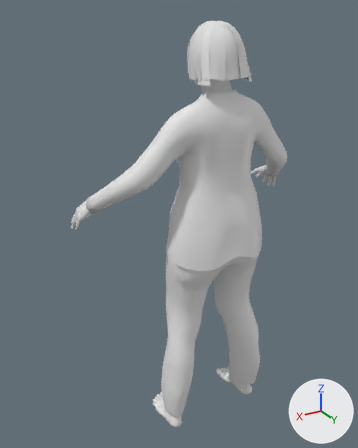
The glTF model layout/assets/bodies/grandma.glb, before and after one commit.
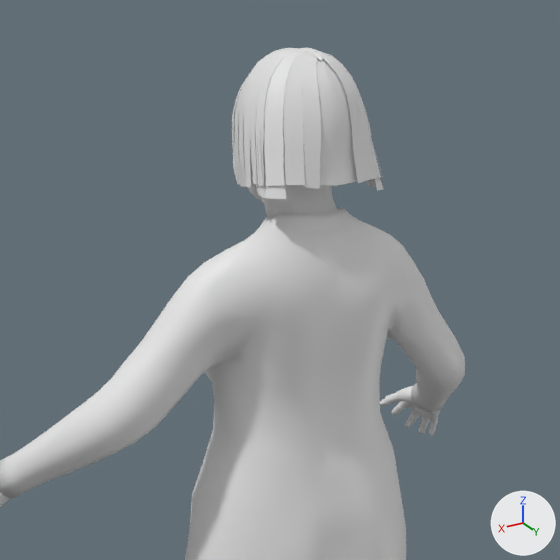
Old and new are each drawn whole from a 50 mm lens placed at (0.961, 1.314, 1.547), pointed at (0.069, -0.173, 0.804) and again close up on the part from 25% to 92% of the width and 0% to 54% of the height. Every picture has the same lights, and +X, +Y and +Z are marked at lower right. The older version's two pictures come first. Vertices at exactly the same position are counted once.

Names of what the first close-up shows: 'body', 'garment_long', 'garment_short', 'hair_bun'.
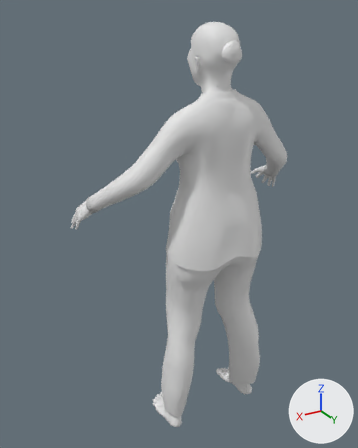
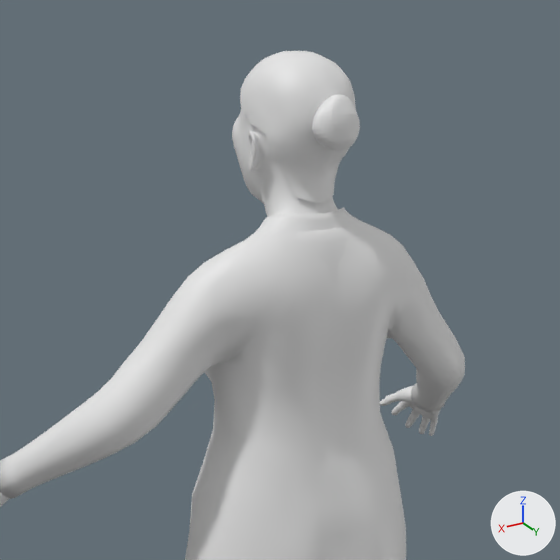
Boxes (x1, y1, x2, y2) around the edits, measured in the close-ups (560 x 560 px):
'hair_bun', reshaped (24% narrower): before (232, 47, 384, 199); after (240, 51, 356, 203)
'hair_bun__knot', added: after (312, 95, 360, 151)
part 1 of me_long01, rebuilt (20% narrower): before (238, 51, 384, 199); after (240, 51, 356, 203)
part 2 of me_long01, deleted: before (232, 47, 383, 189)

What the commit changed:
me_long01 is used by ob_hair_bun; location (0.0, 0.0, 0.0).
me_long01 had 980 vertices, 1204 faces and spanned x -0.101..0.101, y -0.146..0.043, z 1.338..1.519.
me_long01 now has 1574 vertices, 2870 faces and spans x -0.072..0.072, y -0.15..0.021, z 1.325..1.515.
me_long01 part 1: the loose piece of 356 vertices spanning x -0.101..0.097, y -0.146..0.035, z 1.338..1.518 is rebuilt with 1574 vertices and now spans x -0.072..0.072, y -0.15..0.021, z 1.325..1.515.
me_long01 part 2: 16 loose pieces with 624 vertices, spanning x -0.099..0.101, y -0.146..0.043, z 1.34..1.519, are deleted.
Mesh me_hair_bun__knot is new.
It has 610 vertices, 1216 faces and spans x -0.0327..0.0363, y 0.0048..0.0477, z 1.3947..1.4642.
Object 'hair_bun__knot' (ob_hair_bun__knot) is new; it shows me_hair_bun__knot.
Its location is (0.0, 0.0, 0.0).
